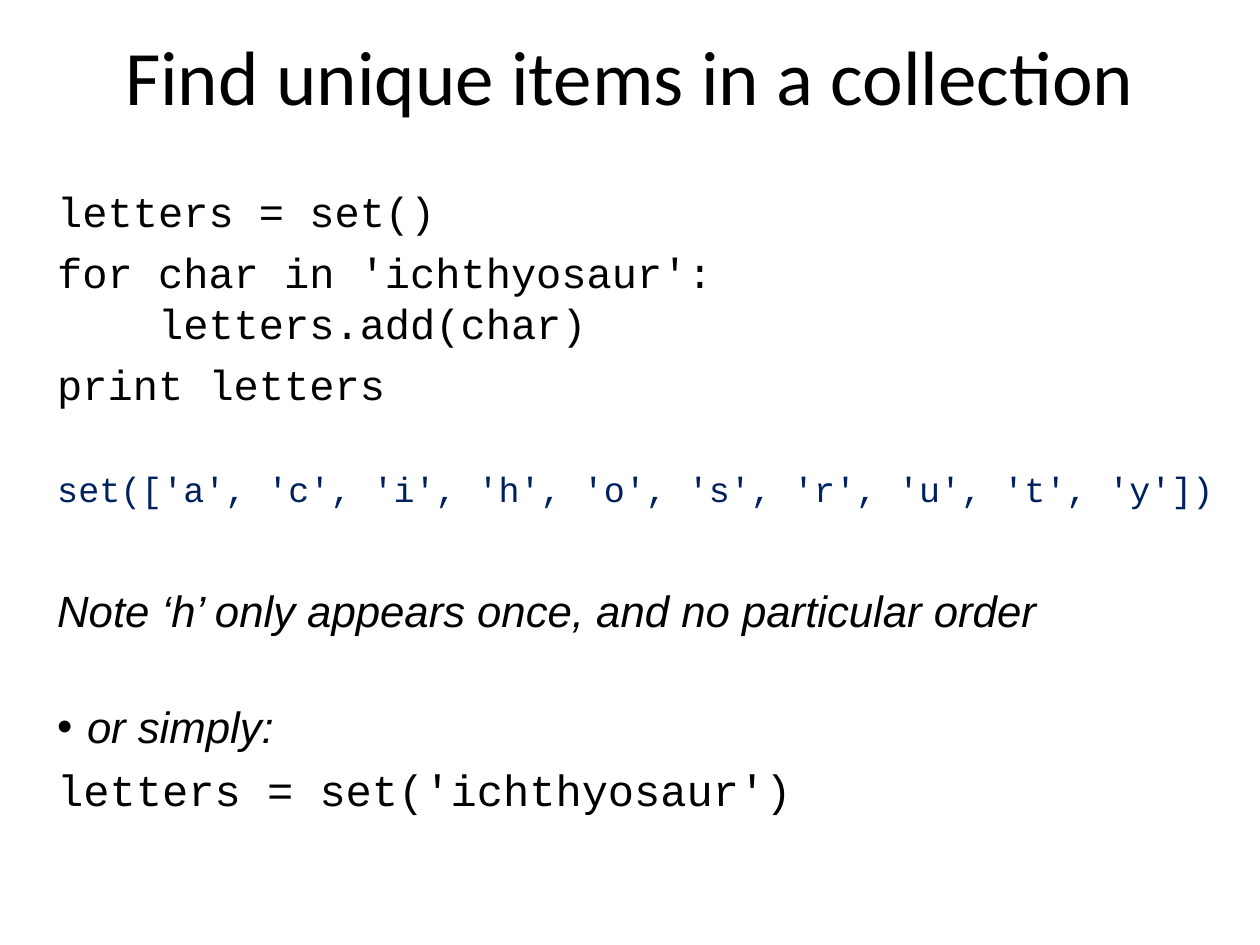
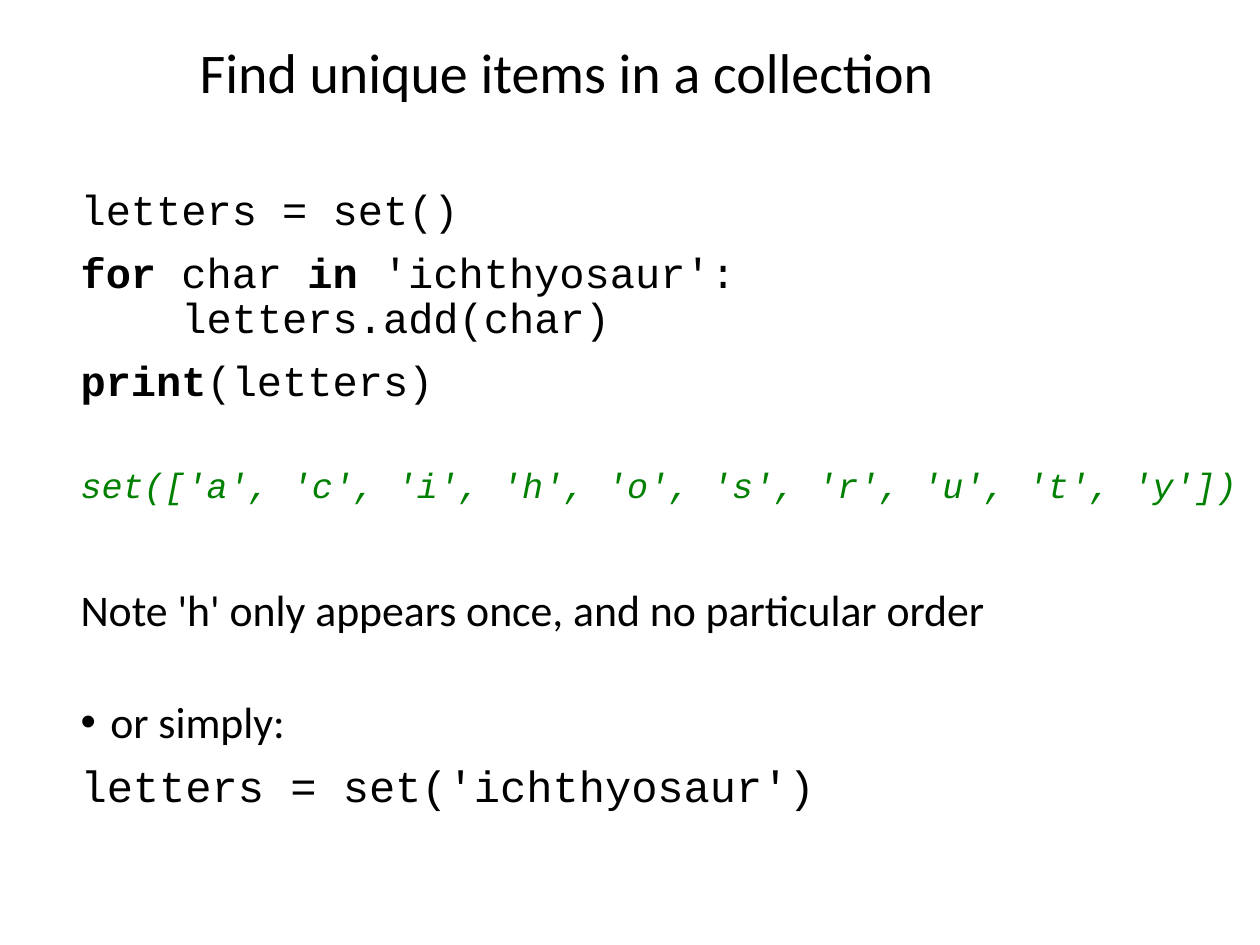
Before and after one commit to ncasuk/ncas-isc, a slide deck: slide 6 of python/presentations/learning_python/18_ceda-sets.ppt. Drawn at 1260x945 pixels with LibreOffice and Linux fonts; fonts in the diff are those of the drawing; background and template pictures are left out. Boxes give left, top, right and bottom in pixels: in the first picture for what was removed or moved away, otherwise in the second. Text is boxed around its words. In the diff, an @@ line names an element or a change of style, - is before the commit and + after.

```diff
--- a/python/presentations/learning_python/18_ceda-sets.ppt
+++ b/python/presentations/learning_python/18_ceda-sets.ppt
@@ title "Find unique items in a ...": place and size @@
-title "Find unique items in a ..." at [125, 51, 1133, 118]
+title "Find unique items in a ..." at [200, 54, 933, 102]
@@ title "Find unique items in a ..." at [200, 54, 933, 102]: size 44 to 32 pt; line spacing 1 to 0.9 @@
@@ subtitle "letters = set()": place and size @@
-subtitle "letters = set()" at [57, 197, 1213, 815]
+subtitle "letters = set()" at [81, 195, 1237, 811]
@@ subtitle at [81, 195, 1237, 811]: bold on in "for in"; text colour #002060 to #008000, italic on in "set(['a', 'c', 'i', 'h', 'o', 's', 'r', ..."; font Arial to Calibri, italic off in "or simply:"; line spacing 1 to 0.9; more space between paragraphs @@
@@ subtitle at [81, 366, 434, 405]: text changed @@
-print letters
+print(letters)
@@ subtitle at [81, 595, 985, 633]: text changed; font Arial to Calibri; italic off @@
-Note ‘h’ only appears once, and no particular order
+Note 'h' only appears once, and no particular order
```
Also in this commit, not shown: 9 other slides changed, 3 other files.
